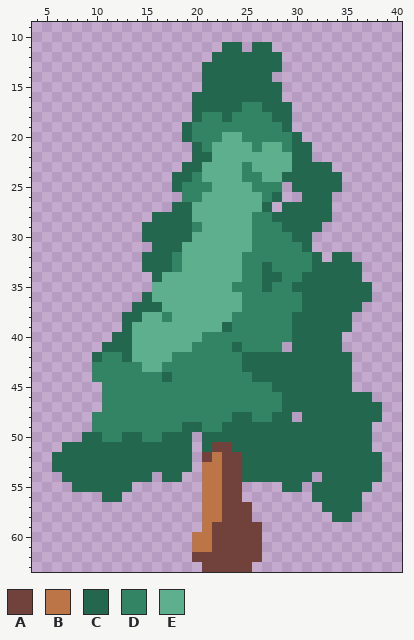
File history of a pixel-art sprite, assets/pine.png. Above, as it was before the edit.
The file is 48x64 pixels. Shown: x 4..40, y 9..63.
Palette (. is transparent): A #71413b  B #bb7547  C #23674e  D #328464  E #5daf8d
Pixels before, first column x 6:
11 .................CC.CC...........
12 ................CCCCCCC..........
13 ...............CCCCCCCC..........
14 ...............CCCCCCC...........
15 ...............CCCCCCCC..........
16 ..............CCCCCCCCC..........
17 ..............CCCCCDDCCC.........
18 ..............CDDCDDDDCC.........
19 .............CDDDDDDDDDC.........
20 .............CDDDEEDDDDDC........
21 ..............CDEEEEDEEDCC.......
22 ..............CCEEEEEEEECC.......
23 .............CCEEEEDEEEECCCC.....
24 ............CCDEEEEDDEECCCCCC....
25 ............CDDDEEEEDDD.CCCCC....
26 .............DDEEEEEEDC..CCC.....
27 ............CCEEEEEEEC.CCCCC.....
28 ..........CCCCEEEEEEDDCCCCCC.....
29 .........CCCCCDEEEEEDDDCCCC......
30 .........CCCCCEEEEEEDDDDCC.......
31 ..........CCCEEEEEEEDDDDDC.......
32 .........CCCDEEEEEEDDDDDDDC.CC...
33 .........CCCDEEEEEEDDCDDDDCCCCC..
34 ..........CEEEEEEEEDDCCDDCCCCCC..
35 ..........EEEEEEEEDDDCDDCCCCCCCC.
36 .........CEEEEEEEEEDDDDDDCCCCCCC.
37 ........CCCEEEEEEEEDDDDDDCCCCCC..
38 .......CCEEDEEEEEEDDDDDDCCCCCC...
39 .......CEEEEEEEEECDDDDDDCCCCCC...
40 ......CCEEEEEEEDDDDDDDDDCCCCC....
41 .....CCCEEEEEEDDDDCDDDD.CCCCC....
42 ....CDDCEEEEDDDDDDDCCCCCCCCCCC...
43 ....DDDDDEEDDDDDDDDCCCCCCCCCCC...
44 ....DDDDDDDCDDDDDDDDCCCCCCCCCC...
45 .....DDDDDDDDDDDDDDDDDCCCCCCCC...
46 .....DDDDDDDDDDDDDDDDDDCCCCCCCCC.
47 .....DDDDDDDDDDDDDDDDDDCCCCCCCCCC
48 ....DDDDDDDDDDDDDDCCDDCC.CCCCCCCC
49 ....DDDDDDDDDCCDDCCCCCCCCCCCCCCC.
50 ...CCDDCCDDCCC.CCCCCCCCCCCCCCCCC.
51 .CCCCCCCCCCCCC.CAACCCCCCCCCCCCCC.
52 CCCCCCCCCCCCCC.ABAACCCCCCCCCCCCCC
53 CCCCCCCCCCCCCC.BBAACCCCCCCCCCCCCC
54 .CCCCCCCCC.CC..BBAACCCCCCC.CCCCCC
55 ..CCCCCC.......BBAA....CC.CCCCCC.
56 .....CC........BBAA.......CCCCC..
57 ...............BBAAA.......CCCC..
58 ...............BBAAA........CC...
59 ...............BAAAAA............
60 ..............BBAAAAA............
61 ..............BBAAAAA............
62 ..............AAAAAAA............
63 ...............AAAAA.............
Now the later version:
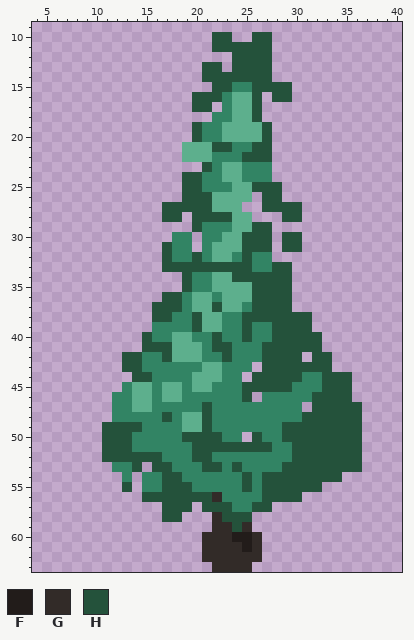
Colours new in this view: F #221c1a  G #322b28  H #24523b
From old to new:
Changed rows in their new state; - is an unchanged pixel.
first column x 6:
10 ----------------HH--HH-----------
11 ----------------HHHHHH-----------
12 ----------------..HHHH.----------
13 ---------------HH.HHHH.----------
14 ---------------HHHHHHH-----------
15 ---------------.HHDDHHHH---------
16 --------------HHHDEEH.HH---------
17 --------------HH.DEEH...---------
18 --------------..-DEEH...---------
19 -------------.H--EEEEH..---------
20 -------------.H----EEH...--------
21 -------------EEEHHDDHH....-------
22 -------------EEEDDDHHH....-------
23 -------------..HD---DD......-----
24 ------------.HHDD----D.......----
25 ------------.HH-DD--HHH-.....----
26 -------------HHH----.HH--...-----
27 -----------HHHHH---..HHHH...-----
28 ----------.HH.HHHH--...HH...-----
29 ---------.....HDDD--HH.....------
30 ---------...DD.DD--HHH.HH.-------
31 ----------.HDD.D---HHH.HH.-------
32 ---------..H-DHD--DH--.....-..---
33 ---------..HHHHHHHHH-DHH.......--
34 ----------...HDD--HHHHHH.......--
35 ----------...HDD--EEHHHH........-
36 ---------..HHD--D--EHHHH........-
37 --------..HHHD--H---HHHH.......--
38 -------...HHDDH--D-HHHHHHH....---
39 -------...DDDDH--D-H--HHHH....---
40 ------...HDD--D-H--H--HHHHH..----
41 -----....HHH--E-HHD--HHHHHH..----
42 ----...HHDDHEEE--H-DDHHHH.HH..---
43 ----...HHDD----EE--D.HHHHHHH..---
44 ----....HH-D--EEE--.HHHHHDDHHH---
45 -----..-EE-EE-EE---HHHHHDDDHHH---
46 -----.--EE-EE------H.--DDDHHHH..-
47 -----.--EE-----H-------DD.HHHHH..
48 ----..-----H-EEH--DD--DDDHHHHHH..
49 ----.HHHH----EEH-DDDDDDHHHHHHHH.-
50 ---..HHHD--DDHHHHDD.HDDHHHHHHHH.-
51 -....HHHDDDDDDHHHHHHHHDDHHHHHHH.-
52 .....HHHHHHDDDHHDDDDDDDDHHHHHHH..
53 ......DDH.HHDDDHHDHDDDDHHHHHHHH..
54 -......D.DDHHDDDDDDHDHHHHHHHH....
55 --.....H-DDHHHDDDDDHDHHHHHH.....-
56 -----..--HHHHHHHGDDDDHHHH-.....--
57 -----------HHH-HHHDDHH-----....--
58 -----------HH--.GHHH--------..---
59 ---------------.GGHG.------------
60 --------------.GGGFFG------------
61 --------------.GGGGFG------------
62 --------------.GGGGGG------------
63 ---------------.GGGG-------------
